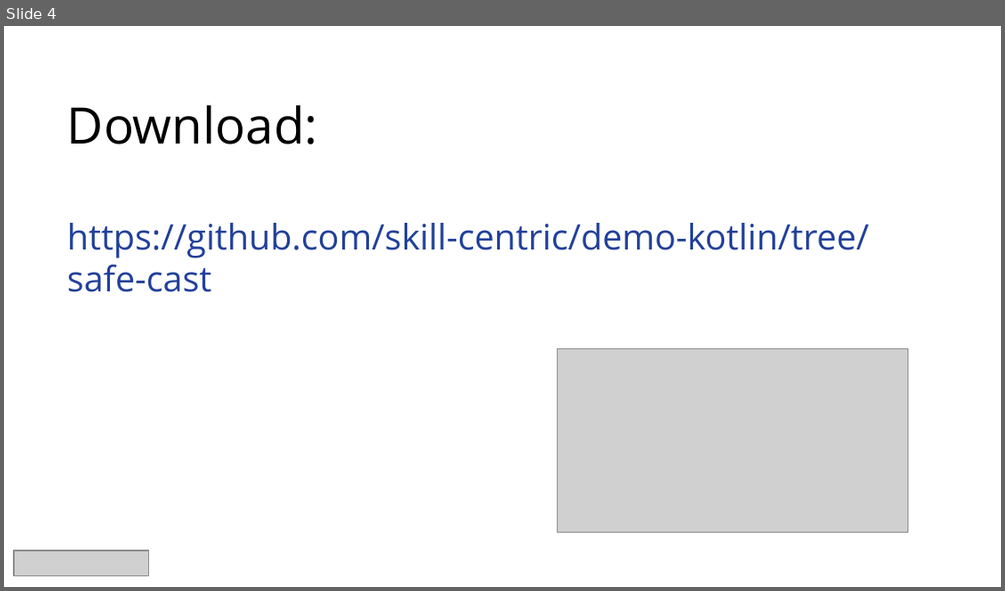
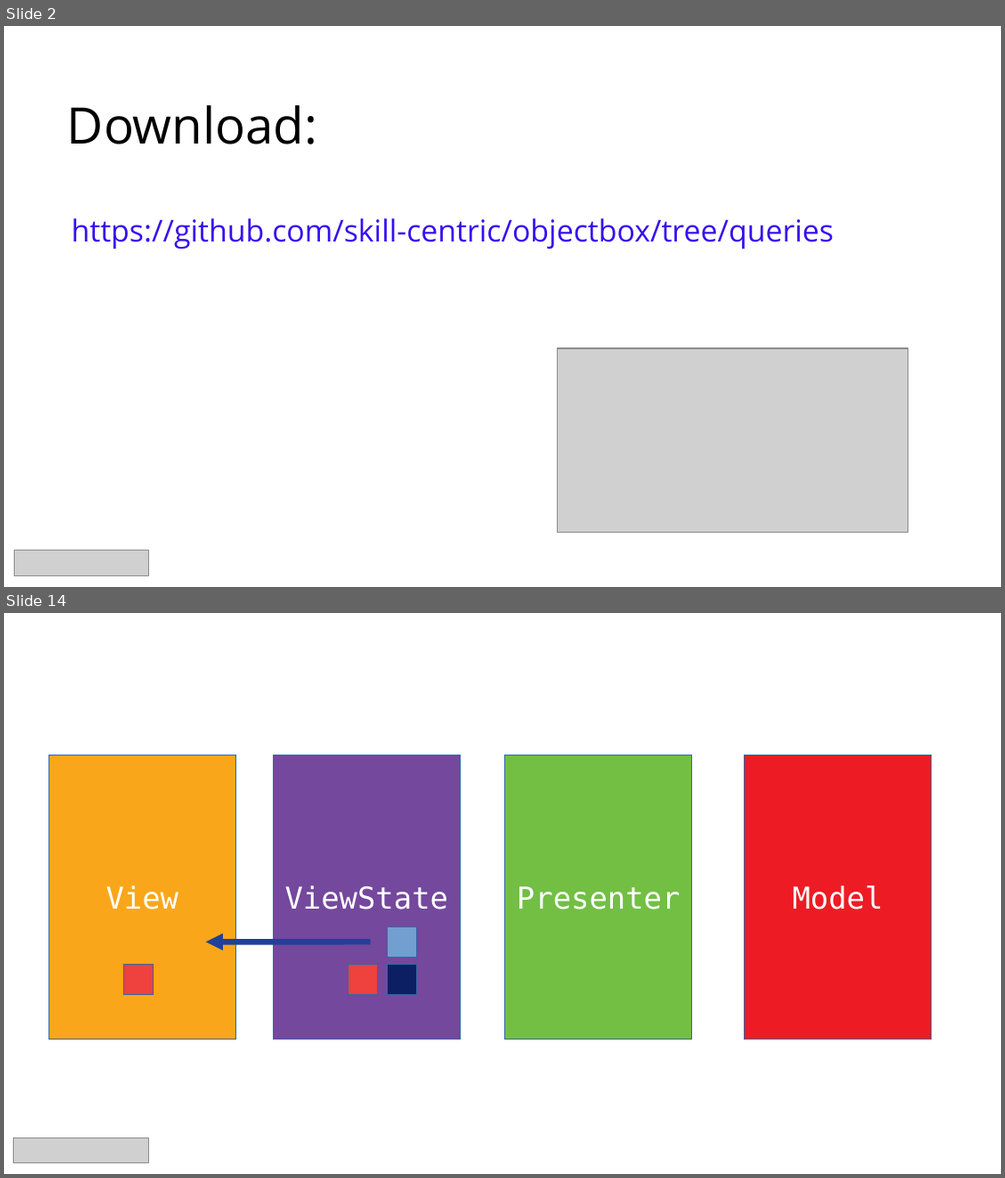
Before and after one commit to skill-centric/utils, a slide deck: src/main/resources/slide-template.pptx. Shown one above the other, each under a label of ours: slide 4 before the commit, slides 2 and 14 after it; the slides between them are not shown. The pictures are 1005x591 and 1005x1178 pixels, drawn with LibreOffice and Linux fonts; fonts in the diff are those of the drawing; grey boxes stand for pictures. Boxes give left, top, right and bottom in pixels: in the first picture for what was removed or moved away, otherwise in the second. Text is boxed around its words. In the diff, an @@ line names an element or a change of style, - is before the commit and + after.

```diff
--- a/src/main/resources/slide-template.pptx
+++ b/src/main/resources/slide-template.pptx
@@ slide 14 added at (4,613,1001,1174), background #FFFFFF @@
@@ rectangle added at (49,755,236,1039), fill #FAA61A, outline #3465A4 0.75 pt, 24 pt, text #FFFFFF @@
+View
@@ rectangle added at (274,755,461,1039), fill #74489D, outline #3465A4 0.75 pt, 24 pt, text #FFFFFF @@
+ViewState
@@ rectangle added at (505,755,692,1039), fill #72BF44, outline #3465A4 0.75 pt, 24 pt, text #FFFFFF @@
+Presenter
@@ rectangle added at (744,755,932,1039), fill #ED1C24, outline #3465A4 0.75 pt, 24 pt, text #FFFFFF @@
+Model
@@ rectangle added at (387,927,416,957), fill #729FCF, outline #3465A4 0.75 pt @@
@@ arrow added from (371, 942) to (206, 942), #21409A 4.51 pt @@
@@ rectangle added at (123,965,154,995), fill #EF413D, outline #3465A4 0.75 pt @@
@@ rectangle added at (348,965,378,995), fill #EF413D, outline #3465A4 0.75 pt @@
@@ rectangle added at (387,965,416,995), fill #0D1F63, outline #3465A4 0.75 pt @@
@@ picture added at (14,1137,149,1163) @@
@@ what was slide 4 is now slide 2 @@
@@ slide 2 changed as well @@
@@ text at (72,218,833,248): text changed; size 28 to 24 pt; text colour #21409A to #370FF0 @@
-Download:
-https://github.com/skill-centric/demo-kotlin/tree/safe-cast
+https://github.com/skill-centric/objectbox/tree/queries
```
Also in this commit, not shown: 2 other slides changed, 10 other slides added, 1 slide removed.
